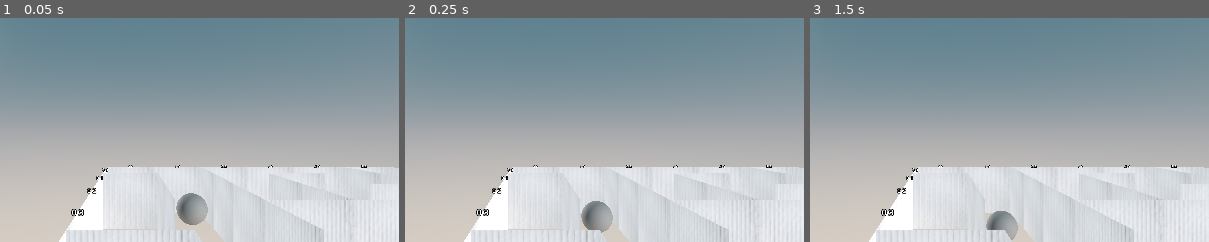
Above: before the commit, frames 1-3 (left to right).
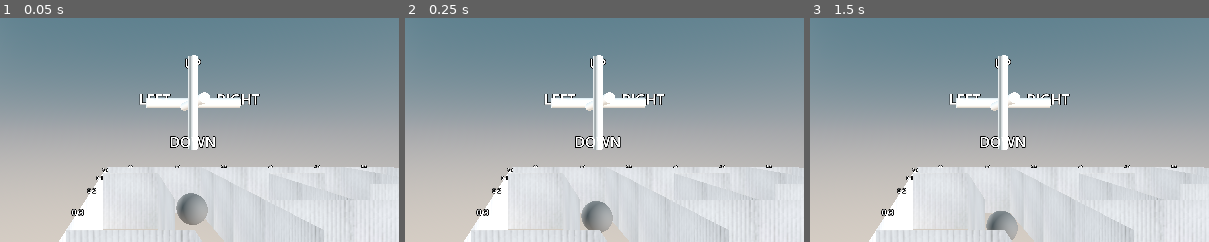
Above: after the commit, the same moments.

Repository: bthaus/vrtest
Game: Godot game, scene res://main_scene.tscn
The game is run twice, just before and just after one commit, with the same random seed, the same clock (stepped at 60 frames per second) and the same inputs.
Inputs (mouse positions are % of the whole screen's width and height, from its top left):
- Up to frame 1 (0.05 s): no input
- Up to frame 2 (0.25 s): no input
- Up to frame 3 (1.5 s): move the mouse to (55, 50) at 0.52 s; tap Enter at 1.25 s; move the mouse to (45, 50) at 1.27 s
The pictures show only the part of the screen within x 34-84%, y 25-75%; the shares and areas given below are measured in that part.

The runs differ from the first frame. In frame 1, 2.8% of the frame differs, in the area x 34-66%, y 16-59%; in frame 2, 2.8%; in frame 3, 2.8%.

Commit message:
fix compass

Diff:
--- a/MeshInstance3D.gd
+++ b/MeshInstance3D.gd
@@ -11,6 +11,7 @@
 # Called every frame. 'delta' is the elapsed time since the previous frame.
 func _process(delta):
 	visible=origin.current
-	#rotation=anti_rot.rotation*-1
-	rotation=ball.rotation+anti_rot.rotation
+	global_position=anti_rot.global_position
+	##rotation=anti_rot.rotation*-1
+	#rotation=ball.rotation+anti_rot.rotation
 	pass
--- a/main_scene.tscn
+++ b/main_scene.tscn
@@ -10,9 +10,6 @@
 [ext_resource type="Script" path="res://xr_camera_3d.gd" id="4_houva"]
 [ext_resource type="Script" path="res://XRCamera3D.gd" id="5_2k57l"]
 
-[sub_resource type="PhysicsMaterial" id="PhysicsMaterial_t0hlp"]
-rough = true
-
 [sub_resource type="CylinderMesh" id="CylinderMesh_tnj61"]
 top_radius = 0.1
 bottom_radius = 0.1
@@ -27,6 +24,9 @@
 [sub_resource type="CylinderMesh" id="CylinderMesh_tmnov"]
 top_radius = 0.1
 bottom_radius = 0.1
+
+[sub_resource type="PhysicsMaterial" id="PhysicsMaterial_t0hlp"]
+rough = true
 
 [sub_resource type="SphereMesh" id="SphereMesh_vks1d"]
 
@@ -92,6 +92,60 @@
 
 [node name="XRCamera3D" type="XRCamera3D" parent="spectator/spec_origin"]
 
+[node name="Node3D2" type="Node3D" parent="spectator/spec_origin/XRCamera3D"]
+transform = Transform3D(1, 0, 0, 0, 1, 0, 0, 0, 1, 1.34496, 0.593951, -6.30541)
+
+[node name="MeshInstance3D" type="MeshInstance3D" parent="spectator/spec_origin/XRCamera3D/Node3D2" node_paths=PackedStringArray("anti_rot", "origin", "ball")]
+transform = Transform3D(-4.37114e-08, 0, 1, 0, 1, 0, -1, 0, -4.37114e-08, 0, 0, 0)
+top_level = true
+mesh = SubResource("CylinderMesh_tnj61")
+skeleton = NodePath("../../../../../ball/ball_origin/XRCamera3D")
+surface_material_override/0 = SubResource("StandardMaterial3D_3esny")
+script = ExtResource("3_fcra3")
+anti_rot = NodePath("..")
+origin = NodePath("../../..")
+ball = NodePath("../../../../../ball")
+
+[node name="MeshInstance3D2" type="MeshInstance3D" parent="spectator/spec_origin/XRCamera3D/Node3D2/MeshInstance3D"]
+transform = Transform3D(-4.37114e-08, -1, 0, 1, -4.37114e-08, 0, 0, 0, 1, 0, 0, 0)
+mesh = SubResource("CylinderMesh_3ummw")
+skeleton = NodePath("../../../../../../ball/ball_origin/XRCamera3D")
+surface_material_override/0 = SubResource("StandardMaterial3D_3esny")
+
+[node name="MeshInstance3D3" type="MeshInstance3D" parent="spectator/spec_origin/XRCamera3D/Node3D2/MeshInstance3D"]
+transform = Transform3D(1, 0, 0, 0, -4.37114e-08, -1, 0, 1, -4.37114e-08, 0, 0, 0)
+mesh = SubResource("CylinderMesh_tmnov")
+skeleton = NodePath("../../../../../../ball/ball_origin/XRCamera3D")
+surface_material_override/0 = SubResource("StandardMaterial3D_3esny")
+
+[node name="Label3D" type="Label3D" parent="spectator/spec_origin/XRCamera3D/Node3D2/MeshInstance3D"]
+transform = Transform3D(1, 0, 0, 0, 1, 0, 0, 0, 1, 0, 0.852148, 0)
+billboard = 1
+no_depth_test = true
+text = "UP"
+font_size = 52
+
+[node name="Label3D2" type="Label3D" parent="spectator/spec_origin/XRCamera3D/Node3D2/MeshInstance3D"]
+transform = Transform3D(1, 0, 0, 0, 1, 0, 0, 0, 1, 0, -0.833527, 0)
+billboard = 1
+no_depth_test = true
+text = "DOWN"
+font_size = 62
+
+[node name="Label3D3" type="Label3D" parent="spectator/spec_origin/XRCamera3D/Node3D2/MeshInstance3D"]
+transform = Transform3D(1, 0, 0, 0, 1, 0, 0, 0, 1, 0, 0.0850315, -0.824569)
+billboard = 1
+no_depth_test = true
+text = "LEFT"
+font_size = 62
+
+[node name="Label3D4" type="Label3D" parent="spectator/spec_origin/XRCamera3D/Node3D2/MeshInstance3D"]
+transform = Transform3D(1, 0, 0, 0, 1, 0, 0, 0, 1, 0, 0.0850315, 0.972157)
+billboard = 1
+no_depth_test = true
+text = "RIGHT"
+font_size = 62
+
 [node name="right" type="XRController3D" parent="spectator/spec_origin" node_paths=PackedStringArray("ball")]
 tracker = &"right_hand"
 script = ExtResource("4_5ns8n")
@@ -105,6 +159,7 @@
 angular_damp = 1.0
 
 [node name="ball_origin" type="XROrigin3D" parent="ball"]
+transform = Transform3D(-4.37114e-08, 0, 1, 0, 1, 0, -1, 0, -4.37114e-08, 0, 0, 0)
 script = ExtResource("4_houva")
 
 [node name="XRCamera3D" type="XRCamera3D" parent="ball/ball_origin"]
@@ -114,11 +169,12 @@
 transform = Transform3D(1, 0, 0, 0, 1, 0, 0, 0, 1, 1.34496, 0.593951, -6.30541)
 
 [node name="MeshInstance3D" type="MeshInstance3D" parent="ball/ball_origin/XRCamera3D/Node3D2" node_paths=PackedStringArray("anti_rot", "origin", "ball")]
+top_level = true
 mesh = SubResource("CylinderMesh_tnj61")
 skeleton = NodePath("../../../../../ball/ball_origin/XRCamera3D")
 surface_material_override/0 = SubResource("StandardMaterial3D_3esny")
 script = ExtResource("3_fcra3")
-anti_rot = NodePath("../..")
+anti_rot = NodePath("..")
 origin = NodePath("../../..")
 ball = NodePath("../../../..")
 
--- a/xr_camera_3d.gd
+++ b/xr_camera_3d.gd
@@ -10,5 +10,6 @@
 func _process(delta: float) -> void:
 	return
 	global_transform=Transform3D(transform.basis,Vector3(0,0,0))
+
 	print(transform)
 	pass
